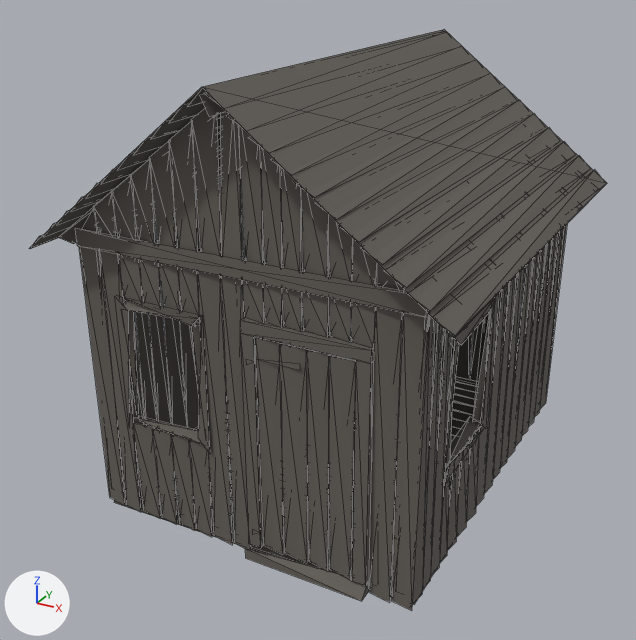
One commit to the glTF model public/fps/br/models/cabin.lod2.glb: the scene before it, then after it.
One viewpoint serves both versions: a camera (50 mm lens) standing at (7.15, -14.28, 10.0) and looking at (-0.35, -0.64, 3.18). Arrows for +X, +Y and +Z are at lower left; the lights stay in place. The older version comes first. Mesh edges are drawn as thin lines. Where no turn or scale is listed for an object, it has been applied to the vertices.

Names of what the first picture shows: 'Base_PBR_0'.
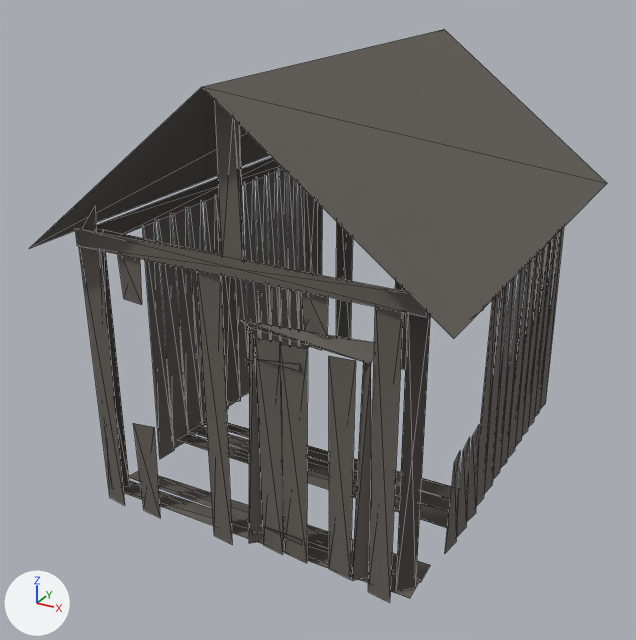
Where the newer file only moved an object's origin or applied its transform, the numbers keep the older frame.

What changed in the scene script:
```text
Change me_base_pbr_0:
    used by ob_base_pbr_0; location = (0.0, 0.0, 4.05)
    remove me_base_pbr_0.from_pydata(...)  # 937 vertices, 985 faces; spans x -3.75..3.75, y -4.42..4.42, z -4.05..4.05
    add me_base_pbr_0.from_pydata(...)  # 298 vertices, 292 faces; spans x -3.75..3.75, y -4.42..4.42, z -3.95..4.05
    me_base_pbr_0 part 1: 145 loose pieces with 598 vertices, spanning x -3.73..3.73, y -4.41..4.42, z -4.05..4.02, are deleted
    me_base_pbr_0 part 2
    57 vertices are removed from x -3.1..3.08, y -3.95..3.86, z -3.95..3.47
    174 faces are deleted
    16 vertices are added at x -0.24..1.16, y -3.96..3.9, z -3.51..3.9
    89 new faces join them
```

Pixel boxes (x1, y1, x2, y2) of what changed, in the pictures (636 x 640 px):
'Base_PBR_0', reshaped: before (30, 29, 607, 611); after (30, 29, 607, 603)
part 1 of me_base_pbr_0, deleted: before (30, 87, 601, 611)
part 2 of me_base_pbr_0, cut back: before (30, 87, 560, 585); after (30, 87, 560, 591)
